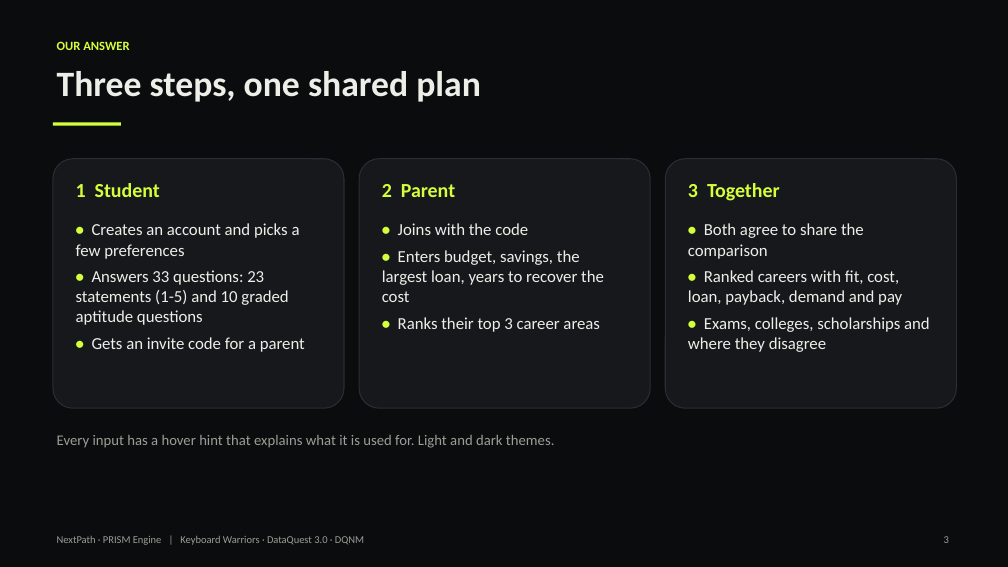
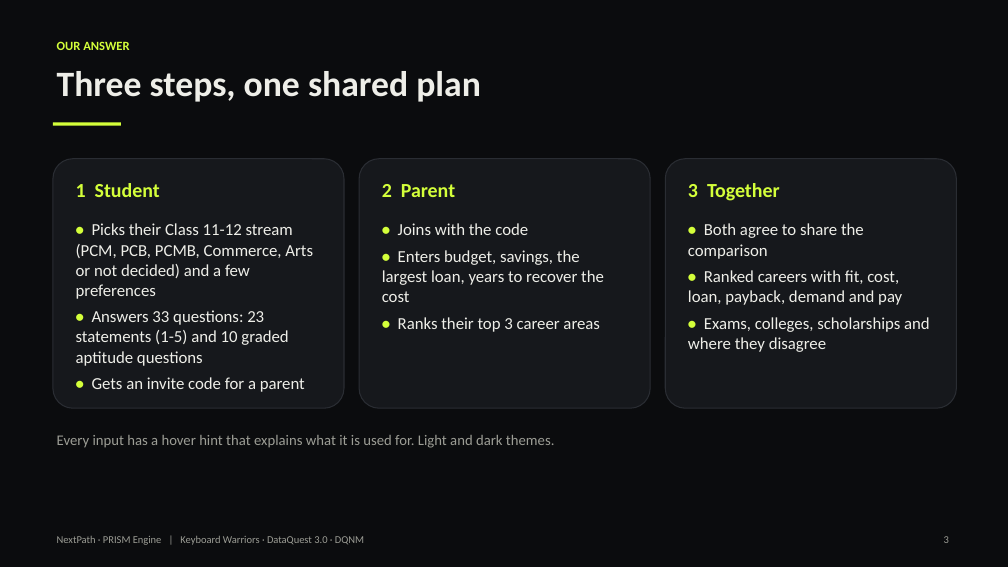
Before and after one commit to xSnehank/nextpath-prime, a slide deck: slide 3 of docs/PRISM-Engine.pptx. Drawn at 1008x567 pixels with LibreOffice and Linux fonts; fonts in the diff are those of the drawing. Boxes give left, top, right and bottom in pixels: in the first picture for what was removed or moved away, otherwise in the second. Text is boxed around its words. In the diff, an @@ line names an element or a change of style, - is before the commit and + after.

Commit message:
feat: stream-aware catalog with 56 careers, 59 programmes and 355 colleges
- db/data/*.csv: curated careers, degree programmes (eligible and natural
  Class 11-12 streams per regulator), 355 colleges with NIRF 2025 tiers,
  and fee sources (official where found, otherwise flagged estimates).
- db/scripts/build_catalog.py validates the catalog and generates seed 02;
  O*NET weights read careers.csv; market rows for the 43 new careers.
- Migration 004: profiles.stream, courses eligible/primary streams,
  exams_colleges.tier; SQL tests for the new rules.
- Backend: step 0 stream rule (own stream first, closed careers left out),
  cost at a typical (median) college, colleges shown 4 per tier;
  StudentProfile.stream required; stream_match / typical_college / tier.
- Frontend: stream question on onboarding, "Outside your stream" badge,
  colleges grouped by tier with course and city.
- Docs: guide section 4 (steps 0, 3, 5), README data section, deck.

```diff
--- a/docs/PRISM-Engine.pptx
+++ b/docs/PRISM-Engine.pptx
@@ text at [76,223,313,299]: text changed @@
-• Creates an account and picks a few preferences
+• Picks their Class 11-12 stream (PCM, PCB, PCMB, Commerce, Arts or not decided) and a few preferences
```
Also in this commit, not shown: 5 other slides changed, 43 other files.
